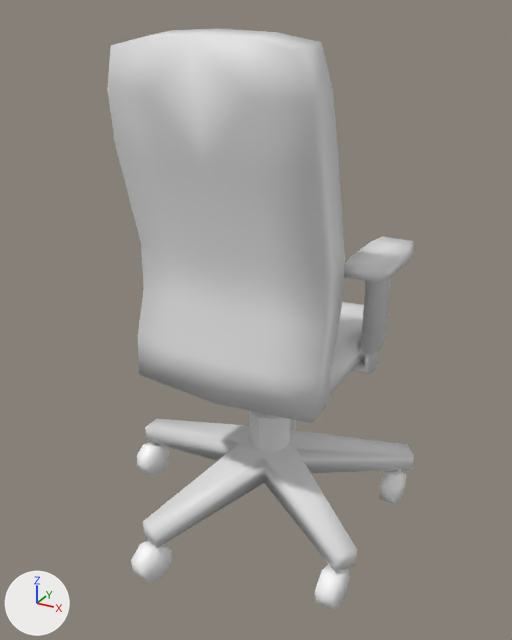
Before and after pictures for a commit that changed the Blender file assets/3d/low/Chair.blend.
The view is the same before and after, from a camera (50 mm lens) standing at (0.811, -1.557, 1.377) and looking at (-0.022, -0.041, 0.619). Every picture has the same lights, and +X, +Y and +Z are marked at lower left. The older version comes first.

Objects in the first picture: 'Arm Rests', 'Back Rest', 'Chair', 'Pressure Cylinder', 'Seat Area', 'Wheel1', 'Wheel3', 'Wheel4', 'Wheel5'.
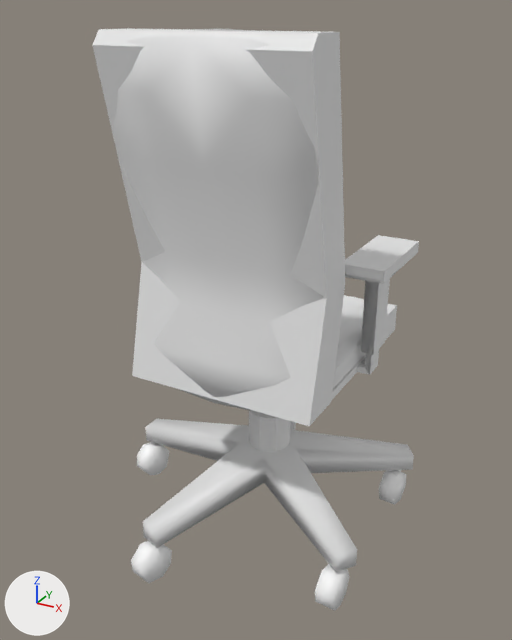
Commit message: Copied some of the shadow only objects to the low quality models

Patch to the scene script:
```diff
--- a/assets/3d/low/Chair.blend.py
+++ b/assets/3d/low/Chair.blend.py
@@ me_cube @@
+me_cube.from_pydata(...)  # a box spanning x -0.25..0.25, y -0.186..0.316, z -0.041..0.036
@@ me_cube_005 @@
+me_cube_005.from_pydata(...)  # 14 vertices, 11 faces; spans x -0.25..0.252, y -0.333..-0.113, z -0.041..0.787
@@ me_cube_006 @@
+me_cube_006.from_pydata(...)  # 32 vertices, 29 faces; spans x 0.146..0.336, y -0.085..0.176, z -0.039..0.367
@@ ob_seatareashadow @@
+ob_seatareashadow = bpy.data.objects.new('SeatAreaShadow', me_cube)
+ob_seatareashadow.parent = ob_seat_area
+ob_seatareashadow.matrix_parent_inverse = Matrix(((0.0, -1.0, 0.0, 0.0), (1.0, 0.0, 0.0, 0.0), (0.0, 0.0, 1.0, -0.55), (0.0, 0.0, 0.0, 1.0)))
+ob_seatareashadow.location = (0.0, 0.0, 0.55)
+ob_seatareashadow.scale = (1.0, 1.0, 1.0)
@@ ob_backrestshadow @@
+ob_backrestshadow = bpy.data.objects.new('BackRestShadow', me_cube_005)
+ob_backrestshadow.parent = ob_back_rest
+ob_backrestshadow.matrix_parent_inverse = Matrix(((0.0, -1.0, 0.0, 0.0), (1.0, 0.0, 0.0, 0.0), (0.0, 0.0, 1.0, -0.55), (0.0, 0.0, 0.0, 1.0)))
+ob_backrestshadow.location = (0.0, 0.0, 0.55)
@@ ob_armrestsshadow @@
+ob_armrestsshadow = bpy.data.objects.new('ArmRestsShadow', me_cube_006)
+ob_armrestsshadow.parent = ob_arm_rests
+ob_armrestsshadow.matrix_parent_inverse = Matrix(((0.0, -1.0, 0.0, 0.0), (1.0, 0.0, 0.0, 0.0), (0.0, 0.0, 1.0, -0.55), (0.0, 0.0, 0.0, 1.0)))
+ob_armrestsshadow.location = (0.0, 0.0, 0.543)
+ob_armrestsshadow.scale = (0.997, 0.998, 0.785)
+_m = ob_armrestsshadow.modifiers.new('Mirror', 'MIRROR')
```

Boxes (x1, y1, x2, y2) around the edits, measured in the pictures (512 x 640 px):
'BackRestShadow', added
    after: (92, 28, 345, 426)
'ArmRestsShadow', added
    after: (345, 235, 419, 375)
'SeatAreaShadow', added
    after: (332, 295, 397, 399)
'Arm Rests', unchanged, covered by the edit
    before: (344, 236, 414, 375)
    after: (345, 251, 397, 374)
